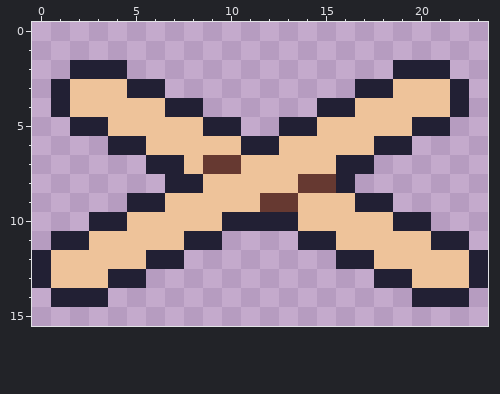
Edited in one commit: pixel-art sprite (assets/images/props/instruments/drums.png). This is how it looked before the edit.
The file is 24x16 pixels.
After:
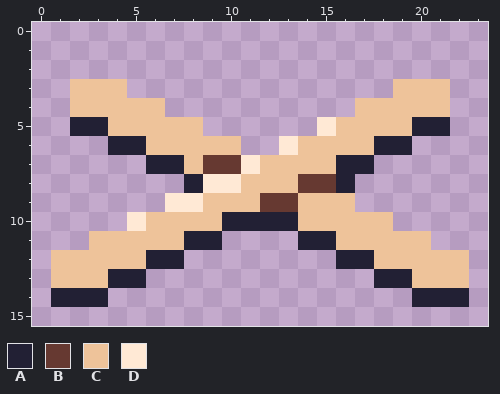
Palette (. is transparent): A #222034  B #663931  C #eec39a  D #ffe9d5
Diff:
@@ x 0..23 @@
  1 ........................
- 2 ..AAA..............AAA..
- 3 .ACCCAA..........AACCCA.
- 4 .ACCCCCAA......AACCCCCA.
- 5 ..AACCCCCAA..AACCCCCAA..
- 6 ....AACCCCCAACCCCCAA....
- 7 ......AACBBCCCCCAA......
- 8 .......AACCCCCBBA.......
- 9 .....AACCCCCBBCCCAA.....
-10 ...AACCCCCAAAACCCCCAA...
-11 .AACCCCCAA....AACCCCCAA.
-12 ACCCCCAA........AACCCCCA
-13 ACCCAA............AACCCA
+ 2 ........................
+ 3 ..CCC..............CCC..
+ 4 ..CCCCC..........CCCCC..
+ 5 ..AACCCCC......DCCCCAA..
+ 6 ....AACCCCC..DCCCCAA....
+ 7 ......AACBBDCCCCAA......
+ 8 ........ADDCCCBBA.......
+ 9 .......DDCCCBBCCC.......
+10 .....DCCCCAAAACCCCC.....
+11 ...CCCCCAA....AACCCCC...
+12 .CCCCCAA........AACCCCC.
+13 .CCCAA............AACCC.
 14 .AAA................AAA.
